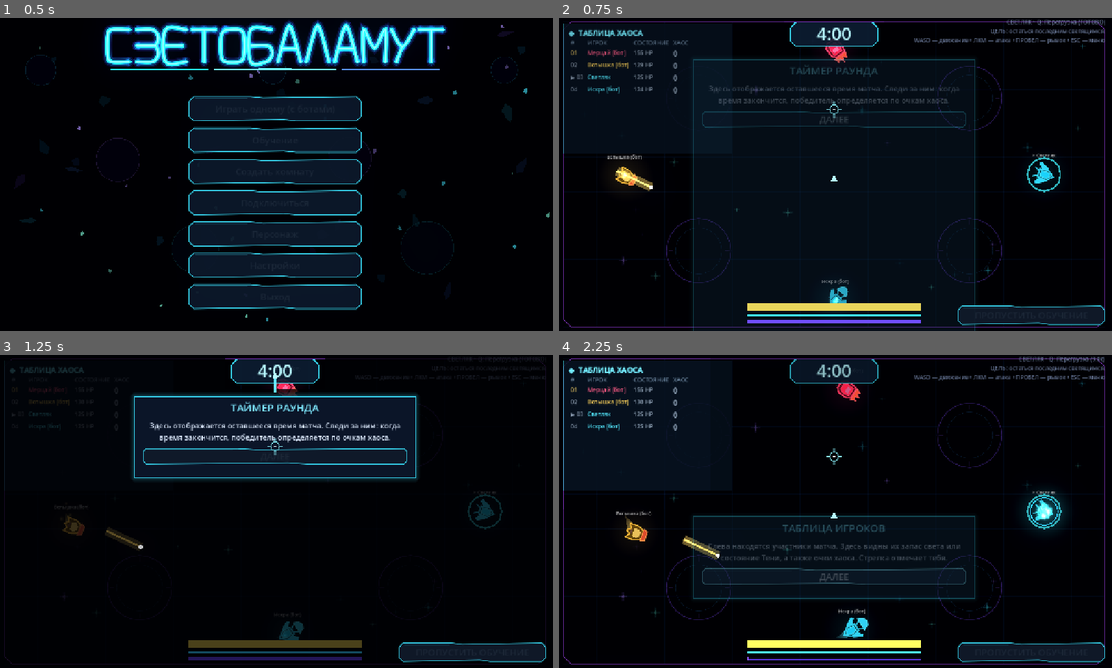
Above: before the commit, frames 1-4 (two rows, left to right).
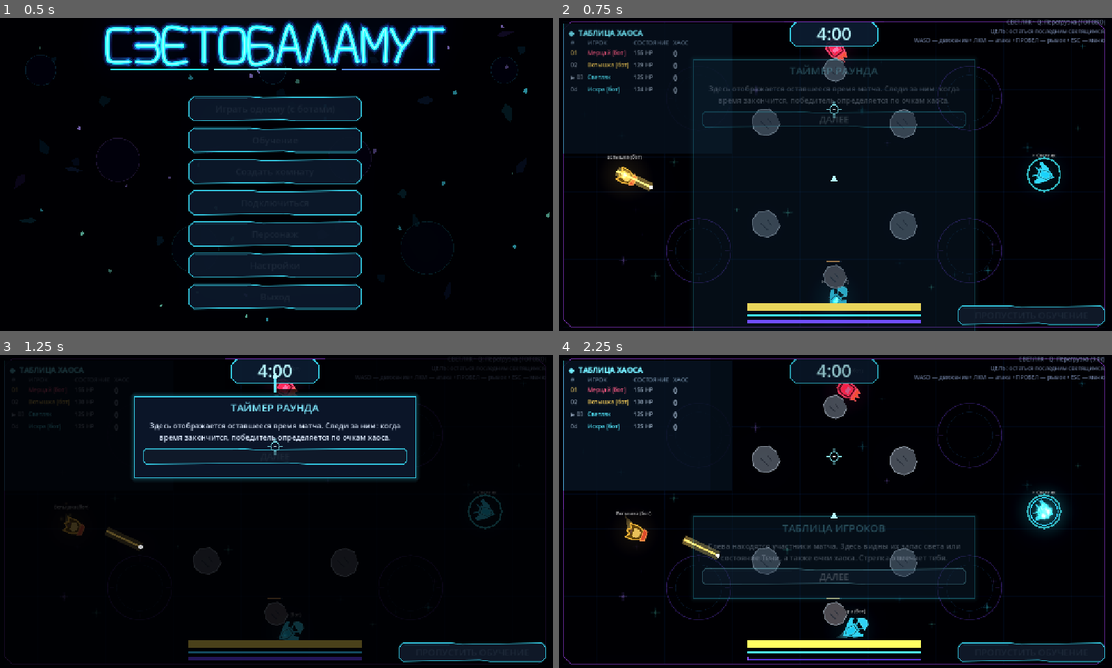
Above: after the commit, the same moments.

Repository: DvoreZZKy/svetobalamut
Game: Godot game, scene res://scenes/menu.tscn
Two runs of this game, one before a commit and one after it. Both use one fixed random seed, a clock stepped at 60 frames per second and the inputs below.
Inputs (mouse positions are in pixels of both pictures, inside the frame that each line leads up to):
- Up to frame 1 (0.5 s): no input
- Up to frame 2 (0.75 s): click "Играть одному (с ботами)" at 0.5 s
- Up to frame 3 (1.25 s): no input
- Up to frame 4 (2.25 s): tap Enter (restart) at 1.25 s; move the mouse to (957, 495) at 1.27 s; hold D (right) 1.28-2 s; tap Q (ability) at 1.35 s; click (957, 495) at 1.42 s; click "ДАЛЕЕ" at 2 s

Frame 1 is identical in both runs. In frame 2, 1.9% of the frame differs, in the area x 34-65%, y 12-87%; in frame 3, 0.1%; in frame 4, 1.9%.

Commit message:
Render destructible arena obstacles

Diff:
--- a/scripts/arena.gd
+++ b/scripts/arena.gd
@@ -546,6 +546,27 @@
 
 
 func _draw_bullets() -> void:
+	for obstacle in view.get("ob", []):
+		var center: Vector2 = obstacle[0]
+		var radius: float = float(obstacle[1])
+		var health: float = float(obstacle[2])
+		var max_health: float = float(obstacle[3])
+		var ratio := clampf(health / maxf(max_health, 1.0), 0.0, 1.0)
+		var points := PackedVector2Array()
+		for side in 9:
+			var angle := TAU * float(side) / 9.0
+			var uneven := radius * (0.88 + 0.12 * sin(float(side) * 7.1 + center.x))
+			points.append(center + Vector2.from_angle(angle) * uneven)
+		var rock_color := Color("#59616d").lerp(Color("#a65d45"), 1.0 - ratio)
+		bullet_layer.draw_colored_polygon(points, rock_color)
+		bullet_layer.draw_polyline(points, Color("#b9c6d4", 0.9), 3.0, true)
+		bullet_layer.draw_line(center + Vector2(-radius * 0.35, -radius * 0.12), center + Vector2(radius * 0.1, radius * 0.3), Color("#343b48"), 3.0, true)
+		bullet_layer.draw_line(center + Vector2(radius * 0.08, -radius * 0.32), center + Vector2(radius * 0.34, radius * 0.02), Color("#343b48"), 2.0, true)
+		if ratio < 0.999:
+			var bar_width := radius * 1.25
+			var bar_y := center.y - radius - 13.0
+			bullet_layer.draw_rect(Rect2(center.x - bar_width * 0.5, bar_y, bar_width, 5.0), Color("#202631"))
+			bullet_layer.draw_rect(Rect2(center.x - bar_width * 0.5, bar_y, bar_width * ratio, 5.0), Color("#ffb45c"))
 	for meteor in view.get("mt", []):
 		var center: Vector2 = meteor[0]
 		var remaining: float = float(meteor[1])
